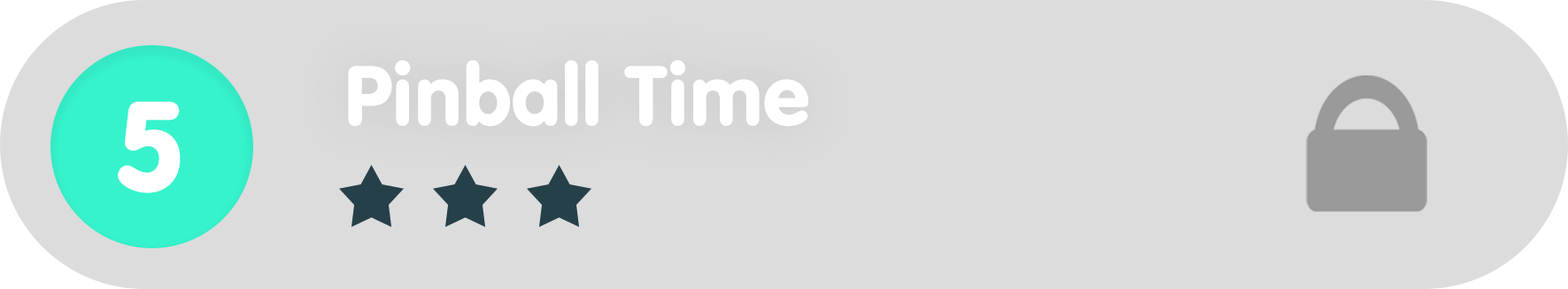
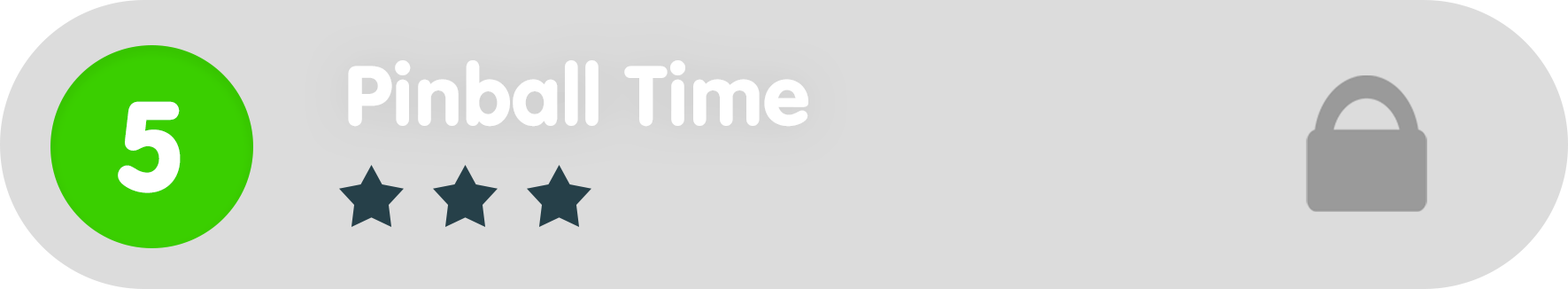
Layer changes from the first 1568×289 image to the second:
painted on "Ellipse_green" over [50, 45, 254, 248]
